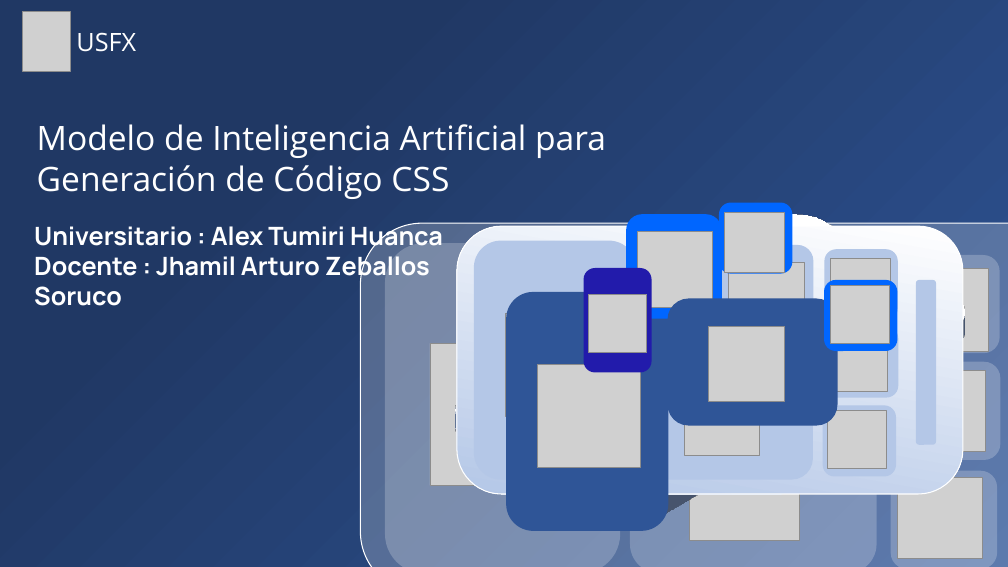
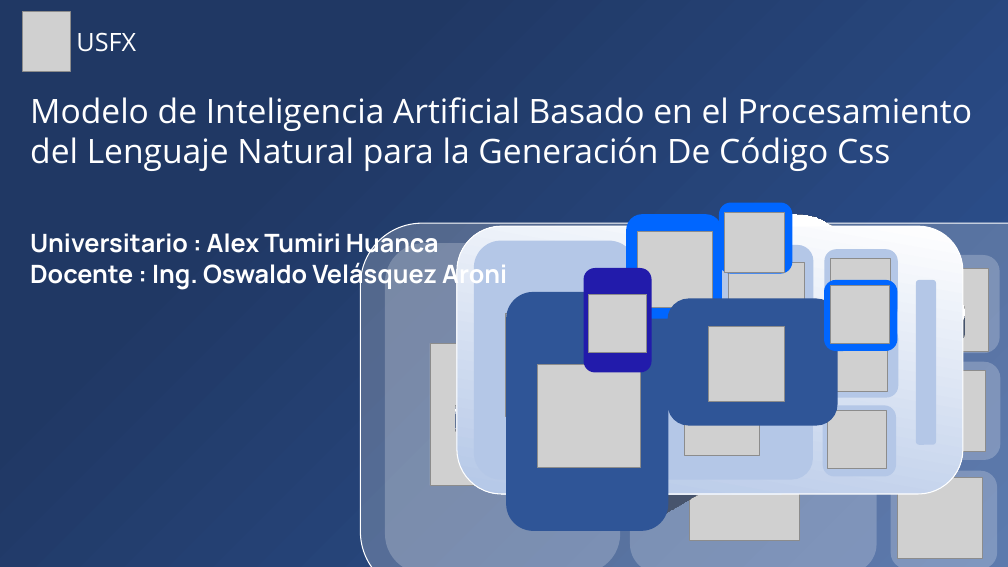
Before and after one commit to Zelechos/Generador-Css, a slide deck: slide 1 of documents/Presentación de Perfil - Modelo Generador CSS.pptx. Drawn at 1008x567 pixels with LibreOffice and Linux fonts; fonts in the diff are those of the drawing; grey boxes stand for pictures. Boxes give left, top, right and bottom in pixels: in the first picture for what was removed or moved away, otherwise in the second. Text is boxed around its words. In the diff, an @@ line names an element or a change of style, - is before the commit and + after.

```diff
--- a/documents/Presentación de Perfil - Modelo Generador CSS.pptx
+++ b/documents/Presentación de Perfil - Modelo Generador CSS.pptx
@@ text at [30, 97, 973, 171]: text changed @@
-Modelo de Inteligencia Artificial para Generación de Código CSS
+Modelo de Inteligencia Artificial Basado en el Procesamiento del Lenguaje Natural para la Generación De Código Css
@@ text "Universitario : Alex Tumiri Huanca": place and size @@
-text "Universitario : Alex Tumiri Huanca" at [34, 221, 443, 306]
+text "Universitario : Alex Tumiri Huanca" at [30, 229, 507, 289]
@@ text at [30, 259, 507, 289]: text changed @@
-Docente : Jhamil Arturo Zeballos Soruco
+Docente : Ing. Oswaldo Velásquez Aroni
```
Also in this commit, not shown: 4 other slides changed, 2 slides added, 1 other file.
